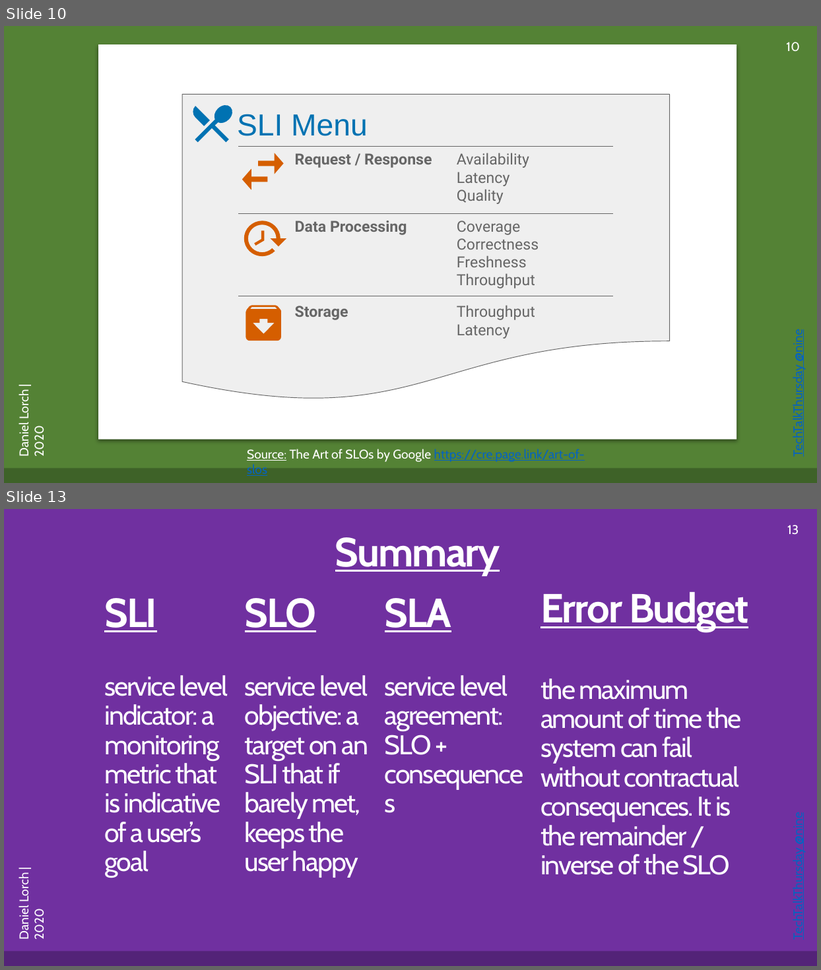
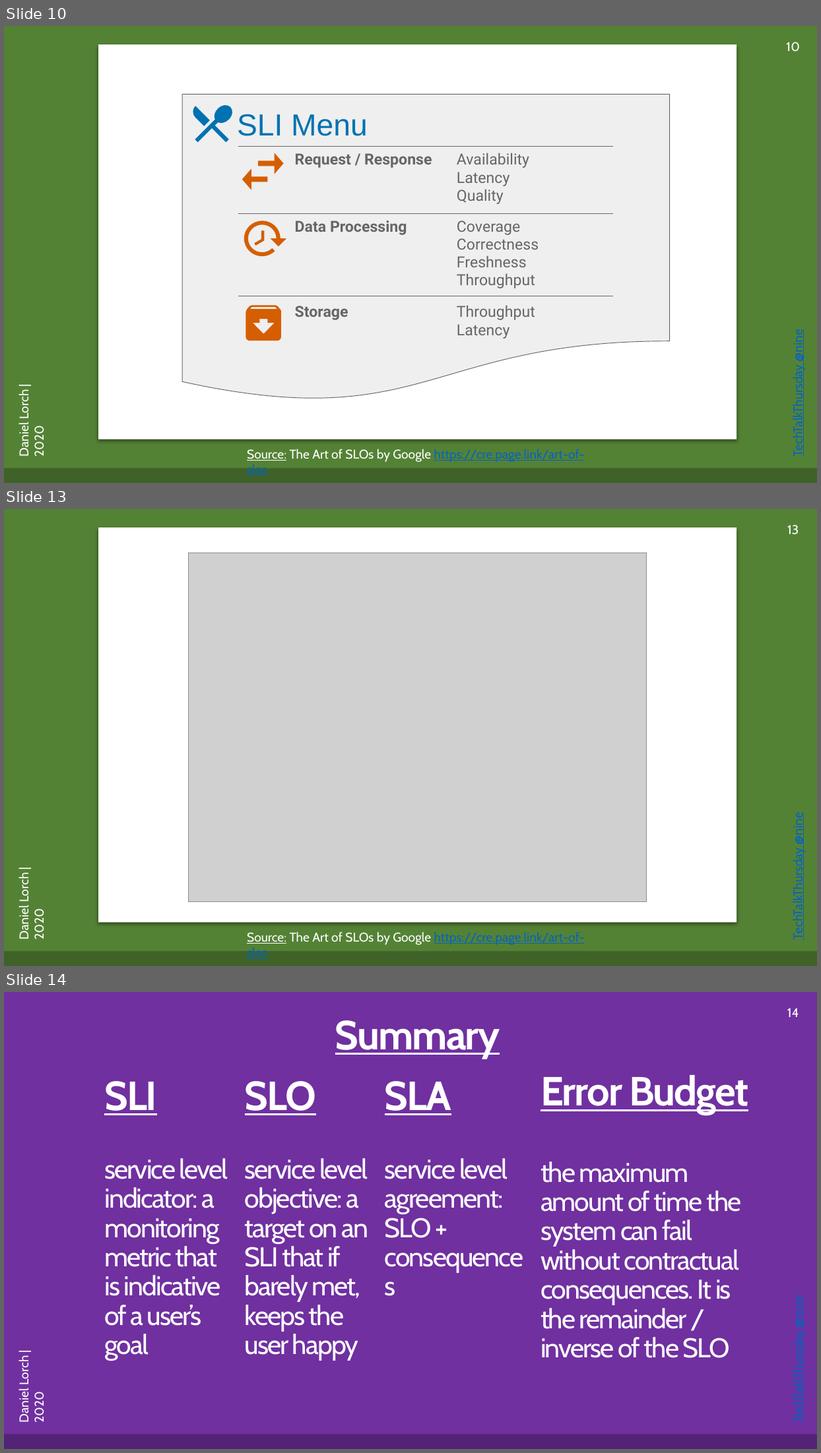
Before and after one commit to dlorch/presentations, a slide deck: 2020-site-reliability-engineering-sli-slo-error-budgets-techtalkthursday-nine/SRE-SLI-SLO-Error-Budgets_Lorch-20200722.pptx. Shown one above the other, each under a label of ours: slides 10 and 13 before the commit, slides 10, 13 and 14 after it; the slides between them are not shown. The pictures are 821x970 and 821x1453 pixels, drawn with LibreOffice and Linux fonts; fonts in the diff are those of the drawing; grey boxes stand for pictures. Boxes give left, top, right and bottom in pixels: in the first picture for what was removed or moved away, otherwise in the second. Text is boxed around its words. In the diff, an @@ line names an element or a change of style, - is before the commit and + after.

```diff
--- a/2020-site-reliability-engineering-sli-slo-error-budgets-techtalkthursday-nine/SRE-SLI-SLO-Error-Budgets_Lorch-20200722.pptx
+++ b/2020-site-reliability-engineering-sli-slo-error-budgets-techtalkthursday-nine/SRE-SLI-SLO-Error-Budgets_Lorch-20200722.pptx
@@ slide 13 added at box(4, 509, 817, 966), background #548235 @@
@@ rectangle added at box(98, 527, 737, 923), fill #FFFFFF @@
@@ page number added at box(787, 525, 799, 535), 15 pt, text #FFFFFF @@
+13
@@ picture added at box(188, 553, 647, 902) @@
@@ text added at box(790, 815, 805, 938), 15 pt, text #0563C1, underline @@
+TechTalkThursday @nine
@@ text added at box(16, 876, 47, 939), 15 pt, text #FFFFFF @@
+Daniel Lorch | 2020
@@ text added at box(247, 932, 585, 945), 15 pt, text #0563C1, underline @@
+Source: The Art of SLOs by Google https://cre.page.link/art-of-slos
@@ rectangle added at box(4, 952, 817, 966), fill #3E6228 @@
@@ what was slide 13 is now slide 14 @@
@@ page number at box(787, 1008, 799, 1017): text changed @@
-13
+14
```
Also in this commit, not shown: 2 slides changed, 1 other file.
